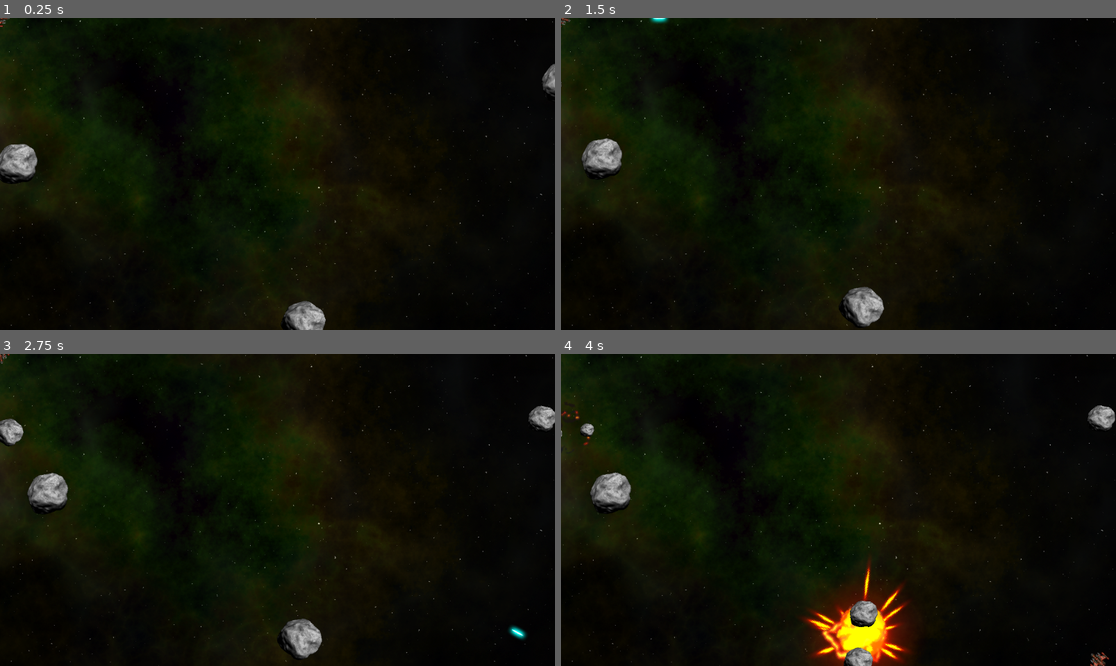
Above: before the commit, frames 1-4 (two rows, left to right).
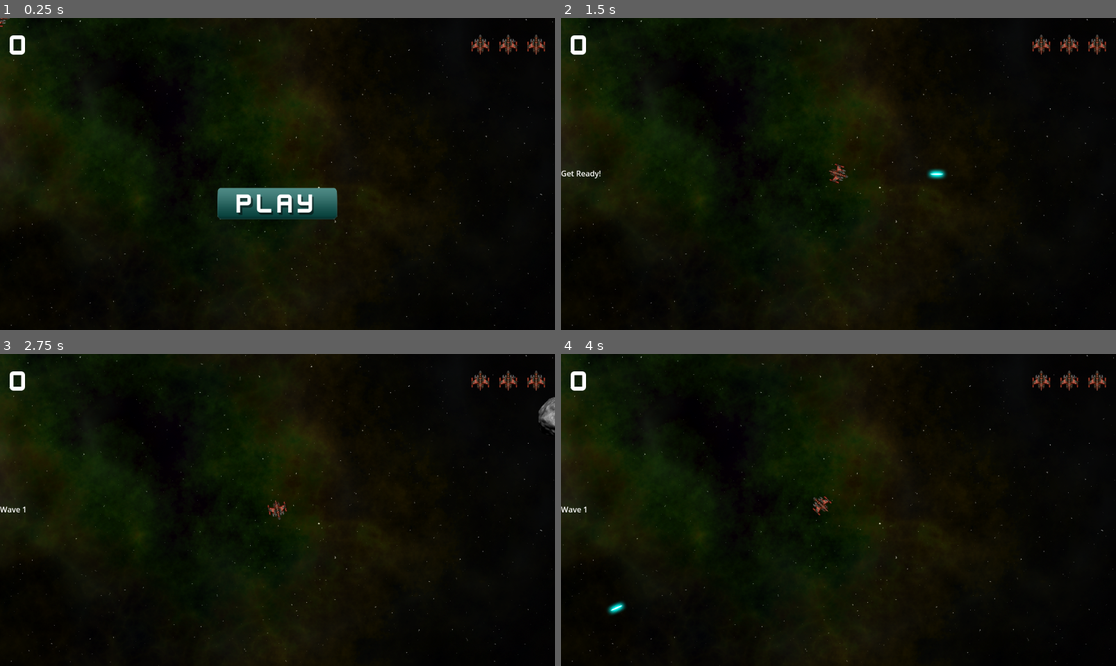
Above: after the commit, the same moments.

Repository: chrisvm/asteroids
Game: Godot game, scene res://main.tscn
Same seed, same stepped clock (60 frames per second), same inputs: the game is played once before the commit and once after it.
Inputs (mouse positions are in pixels of both pictures, inside the frame that each line leads up to):
- Up to frame 1 (0.25 s): no input
- Up to frame 2 (1.5 s): click (838, 202) at 0.52 s; hold D (rotate_right) from 1.28 s (still down); hold Space (shoot) from 1.28 s (still down)
- Up to frame 3 (2.75 s): release D (rotate_right) at 2.03 s; release Space (shoot) at 2.03 s; hold A (rotate_left) from 2.03 s (still down); tap Space (shoot) at 2.1 s
- Up to frame 4 (4 s): release A (rotate_left) at 2.78 s; hold D (rotate_right) 2.78-3.53 s; hold Space (shoot) 2.78-3.53 s; hold W (thrust) from 3.53 s (still down); tap Space (shoot) at 3.6 s

The runs differ from the first frame. In frame 1, 4.1% of the frame differs, in the area x 0-100%, y 5-100%; in frame 2, 2.2%; in frame 3, 2.7%; in frame 4, 6.0%.

Commit message:
added UI elements

Diff:
--- /dev/null
+++ b/components/hud/hud.gd
@@ -0,0 +1,33 @@
+extends CanvasLayer
+
+signal start_game
+
+@onready var lives_counter = $MarginContainer/HBoxContainer/LivesCounter.get_children()
+@onready var score_label = $MarginContainer/HBoxContainer/ScoreLabel
+@onready var message = $VBoxContainer/Message
+@onready var start_button = $VBoxContainer/StartButton
+
+func show_message(text):
+	message.text = text
+	message.show()
+	$Timer.start()
+
+func update_score(value):
+	score_label.text = str(value)
+
+func update_lives(value):
+	for item in 3:
+		lives_counter[item].visible = value > item
+
+func game_over():
+	show_message("Game Over")
+	await $Timer.timeout
+	start_button.show()
+
+func _on_start_button_pressed() -> void:
+	start_button.hide()
+	start_game.emit()
+
+func _on_timer_timeout() -> void:
+	message.hide()
+	message.text = ""
--- a/components/hud/hud.tscn
+++ b/components/hud/hud.tscn
@@ -1,5 +1,6 @@
-[gd_scene load_steps=7 format=3 uid="uid://brs1m5het04l3"]
+[gd_scene load_steps=8 format=3 uid="uid://brs1m5het04l3"]
 
+[ext_resource type="Script" uid="uid://b7aa67oadygv6" path="res://components/hud/hud.gd" id="1_guyy7"]
 [ext_resource type="FontFile" uid="uid://bx8kygmmro5pj" path="res://assets/kenvector_future_thin.ttf" id="1_p67qi"]
 [ext_resource type="Texture2D" uid="uid://bny4k2uwggxrh" path="res://assets/player_small.png" id="2_sv0wr"]
 [ext_resource type="Texture2D" uid="uid://ukje5k1auj2o" path="res://assets/play_button.png" id="3_guyy7"]
@@ -11,15 +12,14 @@
 
 [sub_resource type="LabelSettings" id="LabelSettings_uovps"]
 
-[node name="Hud" type="Node2D"]
+[node name="CanvasLayer" type="CanvasLayer"]
+script = ExtResource("1_guyy7")
 
-[node name="CanvasLayer" type="CanvasLayer" parent="."]
-
-[node name="Timer" type="Timer" parent="CanvasLayer"]
+[node name="Timer" type="Timer" parent="."]
 wait_time = 2.0
 one_shot = true
 
-[node name="MarginContainer" type="MarginContainer" parent="CanvasLayer"]
+[node name="MarginContainer" type="MarginContainer" parent="."]
 anchors_preset = 10
 anchor_right = 1.0
 offset_bottom = 20.0
@@ -29,36 +29,36 @@
 theme_override_constants/margin_right = 20
 theme_override_constants/margin_bottom = 20
 
-[node name="HBoxContainer" type="HBoxContainer" parent="CanvasLayer/MarginContainer"]
+[node name="HBoxContainer" type="HBoxContainer" parent="MarginContainer"]
 layout_mode = 2
 
-[node name="ScoreLabel" type="Label" parent="CanvasLayer/MarginContainer/HBoxContainer"]
+[node name="ScoreLabel" type="Label" parent="MarginContainer/HBoxContainer"]
 layout_mode = 2
 size_flags_horizontal = 3
 text = "0"
 label_settings = SubResource("LabelSettings_kjhcr")
 
-[node name="LivesCounter" type="HBoxContainer" parent="CanvasLayer/MarginContainer/HBoxContainer"]
+[node name="LivesCounter" type="HBoxContainer" parent="MarginContainer/HBoxContainer"]
 layout_mode = 2
 theme_override_constants/separation = 20
 metadata/_edit_group_ = true
 
-[node name="L1" type="TextureRect" parent="CanvasLayer/MarginContainer/HBoxContainer/LivesCounter"]
+[node name="L1" type="TextureRect" parent="MarginContainer/HBoxContainer/LivesCounter"]
 layout_mode = 2
 texture = ExtResource("2_sv0wr")
 stretch_mode = 5
 
-[node name="L2" type="TextureRect" parent="CanvasLayer/MarginContainer/HBoxContainer/LivesCounter"]
+[node name="L2" type="TextureRect" parent="MarginContainer/HBoxContainer/LivesCounter"]
 layout_mode = 2
 texture = ExtResource("2_sv0wr")
 stretch_mode = 5
 
-[node name="L3" type="TextureRect" parent="CanvasLayer/MarginContainer/HBoxContainer/LivesCounter"]
+[node name="L3" type="TextureRect" parent="MarginContainer/HBoxContainer/LivesCounter"]
 layout_mode = 2
 texture = ExtResource("2_sv0wr")
 stretch_mode = 5
 
-[node name="VBoxContainer" type="VBoxContainer" parent="CanvasLayer"]
+[node name="VBoxContainer" type="VBoxContainer" parent="."]
 anchors_preset = 14
 anchor_top = 0.5
 anchor_right = 1.0
@@ -70,12 +70,15 @@
 size_flags_horizontal = 4
 theme_override_constants/separation = 100
 
-[node name="Message" type="Label" parent="CanvasLayer/VBoxContainer"]
+[node name="Message" type="Label" parent="VBoxContainer"]
 layout_mode = 2
 label_settings = SubResource("LabelSettings_uovps")
 
-[node name="StartButton" type="TextureButton" parent="CanvasLayer/VBoxContainer"]
+[node name="StartButton" type="TextureButton" parent="VBoxContainer"]
 layout_mode = 2
 size_flags_horizontal = 4
 texture_normal = ExtResource("3_guyy7")
 texture_hover = ExtResource("4_eyox7")
+
+[connection signal="timeout" from="Timer" to="." method="_on_timer_timeout"]
+[connection signal="pressed" from="VBoxContainer/StartButton" to="." method="_on_start_button_pressed"]
--- a/components/player/player_state.gd
+++ b/components/player/player_state.gd
@@ -14,6 +14,26 @@
 var rotation_dir = 0
 var screensize = Vector2.ZERO
 
+signal lives_changed
+signal dead
+
+var reset_pos = false
+var lives = 0: set = set_lives
+
+func set_lives(value):
+	lives = value
+	lives_changed.emit(lives)
+	if lives <= 0:
+		change_state(DEAD)
+	else:
+		change_state(INVULNERABLE)
+
+func reset():
+	reset_pos = true
+	$Sprite2D.show()
+	lives = 3
+	change_state(ALIVE)
+
 func _ready() -> void:
 	change_state(ALIVE)
 	$GunCooldown.wait_time = fire_rate
@@ -28,6 +48,10 @@
 	constant_torque = rotation_dir * spin_power
 
 func _integrate_forces(physics_state: PhysicsDirectBodyState2D) -> void:
+	if reset_pos:
+		physics_state.transform.origin = screensize / 2
+		reset_pos = false
+
 	var xform = physics_state.transform
 	xform.origin.x = wrapf(xform.origin.x, 0, screensize.x)
 	xform.origin.y = wrapf(xform.origin.y, 0, screensize.y)
--- a/main.gd
+++ b/main.gd
@@ -3,9 +3,37 @@
 @export var rock_scene: PackedScene
 var screensize = Vector2.ZERO
 
+var level = 0
+var score = 0
+var playing = false
+
 func _ready():
 	screensize = get_viewport().get_visible_rect().size
-	for i in 3:
+
+func new_game():
+	get_tree().call_group("rocks", "queue_free")
+	level = 0
+	score = 0
+	$HUD.update_score(score)
+	$HUD.show_message("Get Ready!")
+	$Player.reset()
+	await $HUD/Timer.timeout
+	playing = true
+
+func game_over():
+	playing = false
+	$HUD.game_over()
+
+func _process(delta):
+	if not playing:
+		return
+	if get_tree().get_nodes_in_group("rocks").size() == 0:
+		new_level()
+
+func new_level():
+	level += 1
+	$HUD.show_message("Wave %s" % level)
+	for i in level:
 		spawn_rock(3)
 
 func spawn_rock(size, pos=null, vel=null):
--- a/main.tscn
+++ b/main.tscn
@@ -1,9 +1,10 @@
-[gd_scene load_steps=6 format=3 uid="uid://4hkhrljs2ipt"]
+[gd_scene load_steps=7 format=3 uid="uid://4hkhrljs2ipt"]
 
 [ext_resource type="Texture2D" uid="uid://wgb5rimhrgmv" path="res://assets/space_background.png" id="1_0xm2m"]
 [ext_resource type="Script" uid="uid://c7y11ln2tqr6y" path="res://main.gd" id="1_h2yge"]
 [ext_resource type="PackedScene" uid="uid://crndvw0jnatsk" path="res://components/player/player.tscn" id="1_ig7tw"]
 [ext_resource type="PackedScene" uid="uid://d11lpvwu7hvvj" path="res://components/rock/rock.tscn" id="2_1bvp3"]
+[ext_resource type="PackedScene" uid="uid://brs1m5het04l3" path="res://components/hud/hud.tscn" id="5_lquwl"]
 
 [sub_resource type="Curve2D" id="Curve2D_0xm2m"]
 _data = {
@@ -28,3 +29,8 @@
 
 [node name="RockSpawn" type="PathFollow2D" parent="RockPath"]
 position = Vector2(16, 0)
+
+[node name="HUD" parent="." instance=ExtResource("5_lquwl")]
+
+[connection signal="lives_changed" from="Player" to="HUD" method="update_lives"]
+[connection signal="start_game" from="HUD" to="." method="new_game"]
Not shown, added: components/hud/hud.gd.uid
